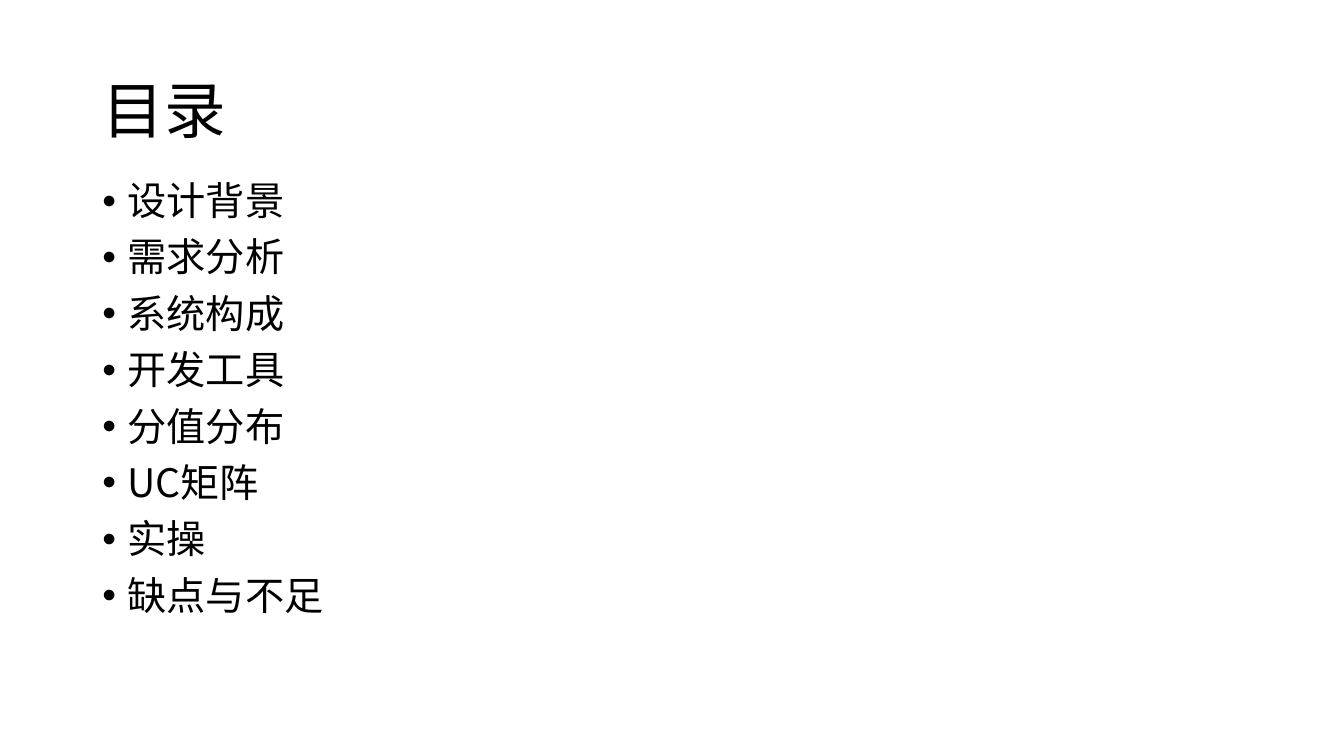
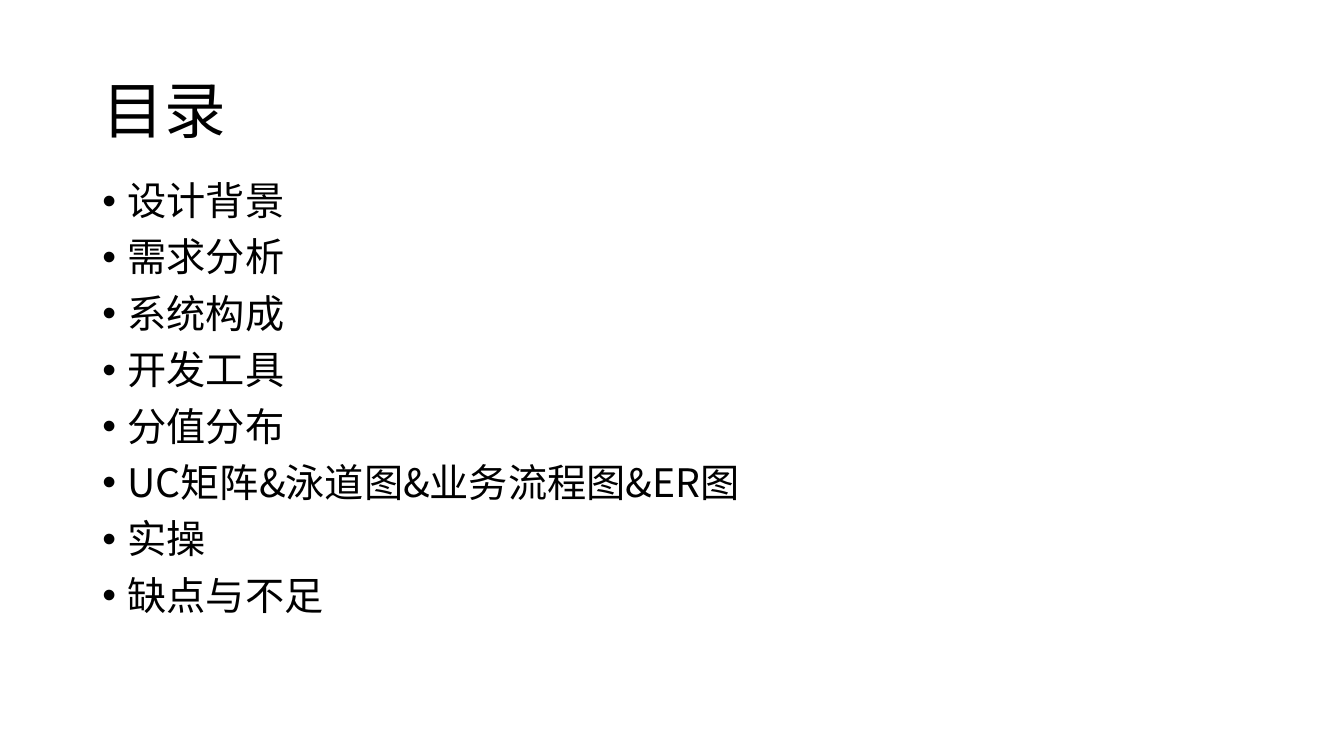
Before and after one commit to samileyang/graduation_project, a slide deck: slide 2 of 大学生信用评估系统.pptx. Drawn at 1344x756 pixels with LibreOffice and Linux fonts; fonts in the diff are those of the drawing. Boxes give left, top, right and bottom in pixels: in the first picture for what was removed or moved away, otherwise in the second. Text is boxed around its words. In the diff, an @@ line names an element or a change of style, - is before the commit and + after.

```diff
--- a/大学生信用评估系统.pptx
+++ b/大学生信用评估系统.pptx
@@ text at (128, 464, 740, 500): text changed @@
-• UC矩阵
+• UC矩阵&泳道图&业务流程图&ER图
```
Also in this commit, not shown: 14 slides added.
